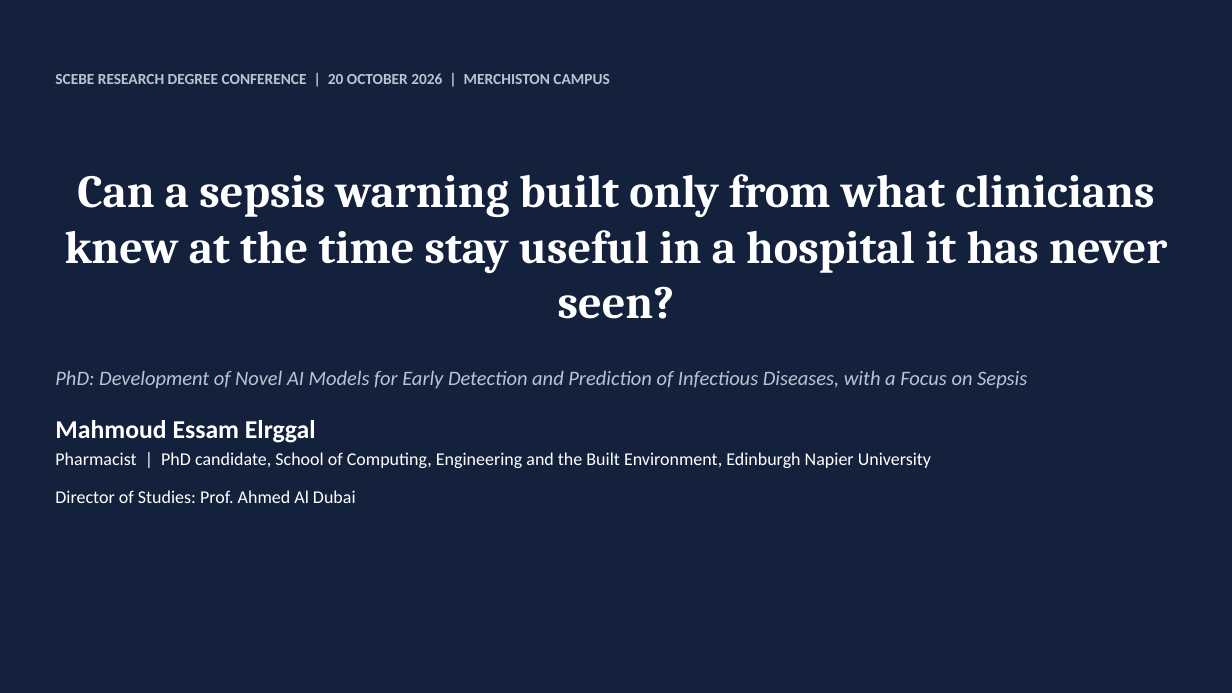
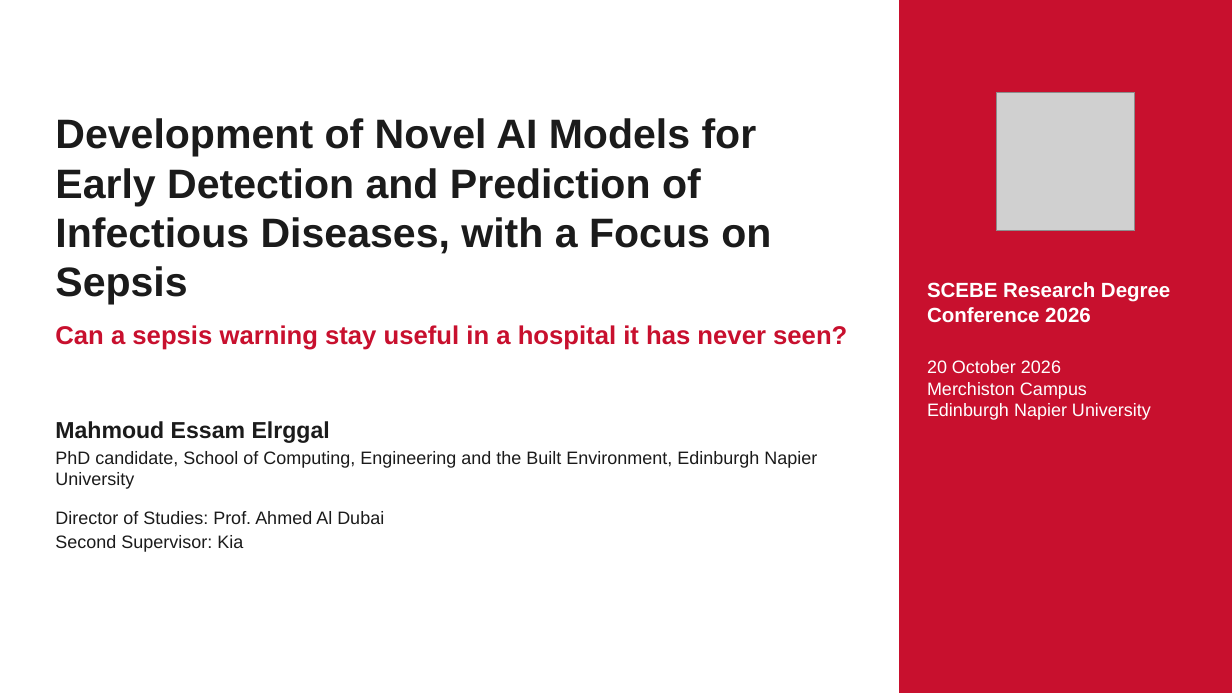
Before and after one commit to mahmoudddj/datasciencecoursera1, a slide deck: slide 1 of dev/presentation/Elrggal_Mahmoud_SCEBE2026.pptx. Drawn at 1232x693 pixels with LibreOffice and Linux fonts; fonts in the diff are those of the drawing; grey boxes stand for pictures. Boxes give left, top, right and bottom in pixels: in the first picture for what was removed or moved away, otherwise in the second. Text is boxed around its words. In the diff, an @@ line names an element or a change of style, - is before the commit and + after.

```diff
--- a/dev/presentation/Elrggal_Mahmoud_SCEBE2026.pptx
+++ b/dev/presentation/Elrggal_Mahmoud_SCEBE2026.pptx
@@ background #14213D to #FFFFFF @@
@@ rectangle added at [899, 0, 1232, 693], fill #C8102E, outline #C8102E 1 pt @@
@@ text added at [55, 118, 771, 304], 32 pt, text #1B1B1B, bold @@
+Development of Novel AI Models for Early Detection and Prediction of Infectious Diseases, with a Focus on Sepsis
@@ picture added at [996, 92, 1135, 231] @@
@@ title removed at [65, 174, 1167, 319] @@
-Can a sepsis warning built only from what clinicians knew at the time stay useful in a hospital it has never seen?
@@ text at [927, 282, 1170, 323]: text changed; size 12 to 16 pt; font Calibri to Arial; text colour #B8C4D2 to #FFFFFF @@
-SCEBE RESEARCH DEGREE CONFERENCE | 20 OCTOBER 2026 | MERCHISTON CAMPUS
+SCEBE Research Degree Conference 2026
@@ text added at [55, 325, 847, 350], 20 pt, text #C8102E, bold @@
+Can a sepsis warning stay useful in a hospital it has never seen?
@@ text at [55, 370, 1027, 389]: paragraph removed @@
-PhD: Development of Novel AI Models for Early Detection and Prediction of Infectious Diseases, with a Focus on Sepsis
@@ text added at [927, 360, 1151, 420], 14 pt, text #FFFFFF @@
+20 October 2026
+Merchiston Campus
+Edinburgh Napier University
@@ text "Mahmoud Essam Elrggal": place and size @@
-text "Mahmoud Essam Elrggal" at [55, 370, 1027, 503]
+text "Mahmoud Essam Elrggal" at [55, 421, 817, 552]
@@ text at [55, 421, 384, 524]: size 20 to 18 pt in "Mahmoud Essam Elrggal"; font Calibri to Arial, text colour #FFFFFF to #1B1B1B in "Mahmoud Essam Elrggal", "Director of Studies: Prof. Ahmed Al Dubai"; less space between paragraphs @@
@@ text at [55, 451, 817, 489]: text changed; font Calibri to Arial; text colour #FFFFFF to #1B1B1B @@
-Pharmacist | PhD candidate, School of Computing, Engineering and the Built Environment, Edinburgh Napier University
+PhD candidate, School of Computing, Engineering and the Built Environment, Edinburgh Napier University
@@ text at [55, 535, 243, 552]: paragraph added @@
+Second Supervisor: Kia
```
Also in this commit, not shown: 10 other slides changed, 14 slides added, 11 slides removed, 2 other files.
